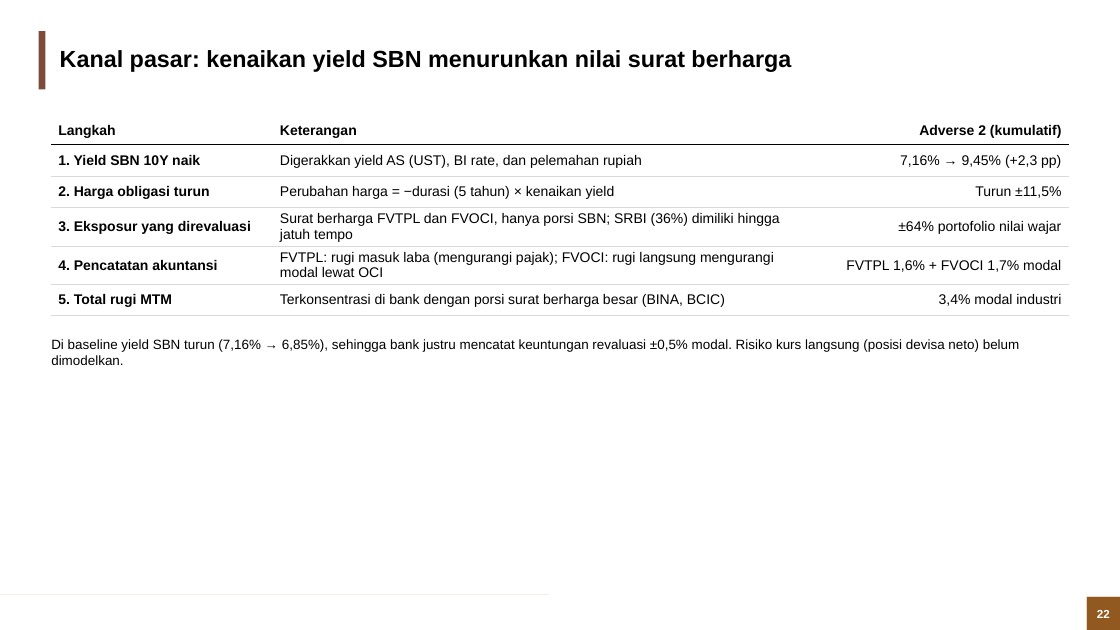
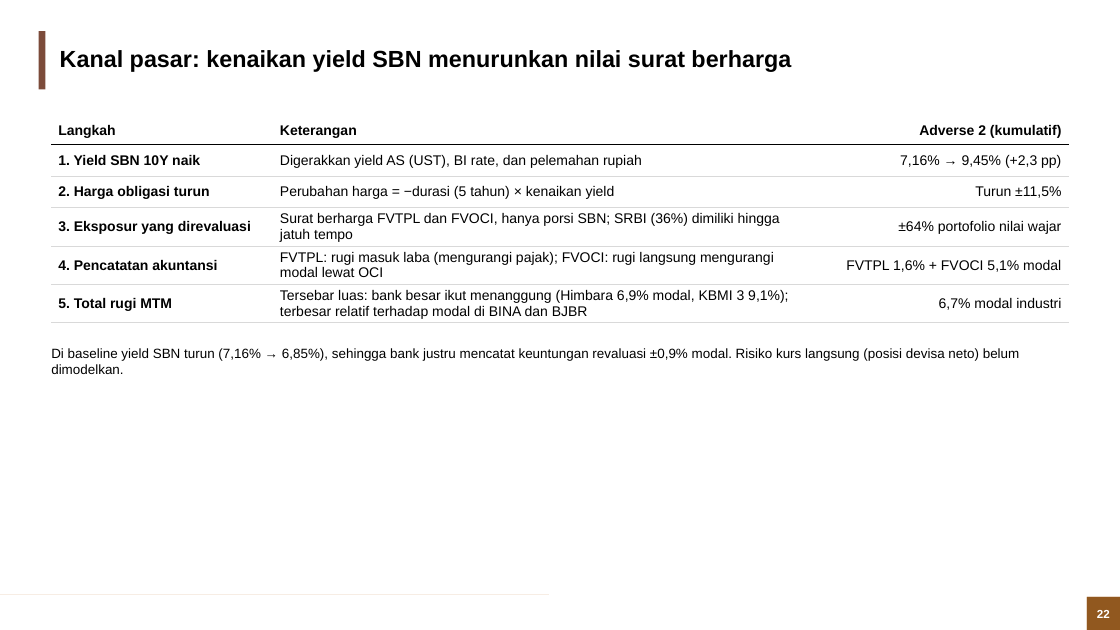
Before and after one commit to muhamadhaikal128/banking-stress-test, a slide deck: slide 22 of Banking Stress Test (Solvency).pptx. Drawn at 1120x630 pixels with LibreOffice and Linux fonts; fonts in the diff are those of the drawing; background and template pictures are left out. Boxes give left, top, right and bottom in pixels: in the first picture for what was removed or moved away, otherwise in the second. Text is boxed around its words. In the diff, an @@ line names an element or a change of style, - is before the commit and + after.

```diff
--- a/Banking Stress Test (Solvency).pptx
+++ b/Banking Stress Test (Solvency).pptx
@@ table at bbox=[51, 117, 1069, 323] @@
-row 5, column 3: FVTPL 1,6% + FVOCI 1,7% modal
+row 5, column 3: FVTPL 1,6% + FVOCI 5,1% modal
-row 6, column 2: Terkonsentrasi di bank dengan porsi surat berharga besar (BINA, BCIC)
+row 6, column 2: Tersebar luas: bank besar ikut menanggung (Himbara 6,9% modal, KBMI 3 9,1%); terbesar relatif terhadap modal di BINA dan BJBR
-row 6, column 3: 3,4% modal industri
+row 6, column 3: 6,7% modal industri
@@ text at bbox=[51, 348, 1020, 374]: text changed @@
-Di baseline yield SBN turun (7,16% → 6,85%), sehingga bank justru mencatat keuntungan revaluasi ±0,5% modal. Risiko kurs langsung (posisi devisa neto) belum dimodelkan.
+Di baseline yield SBN turun (7,16% → 6,85%), sehingga bank justru mencatat keuntungan revaluasi ±0,9% modal. Risiko kurs langsung (posisi devisa neto) belum dimodelkan.
```
Also in this commit, not shown: 30 other slides changed, 2 slides added, 58 other files.
